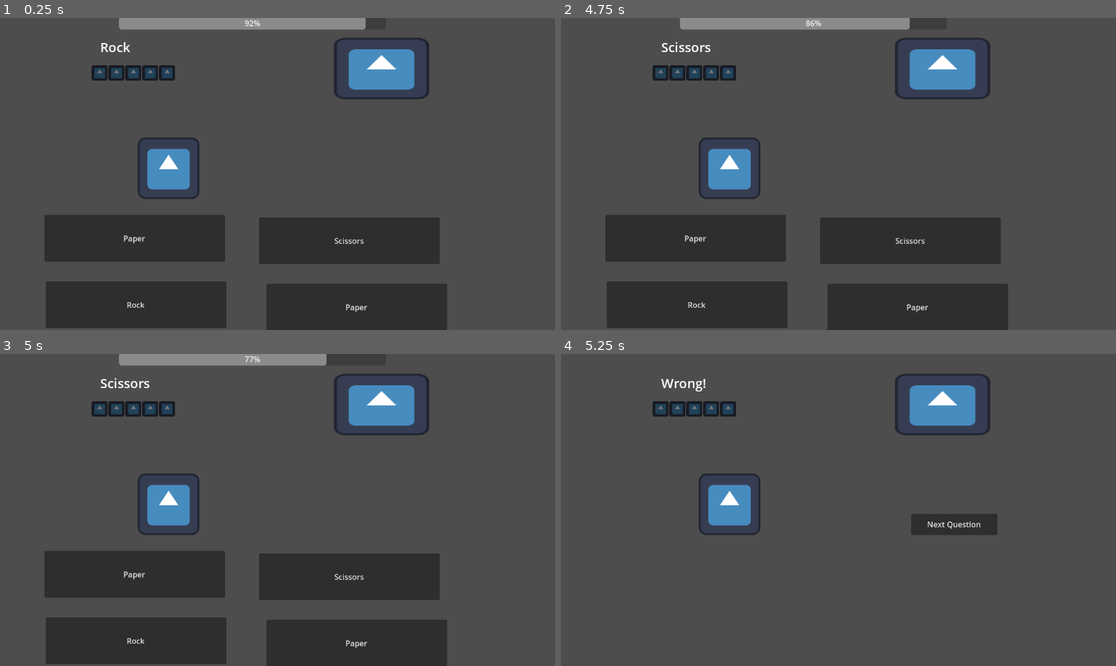
Above: before the commit, frames 1-4 (two rows, left to right).
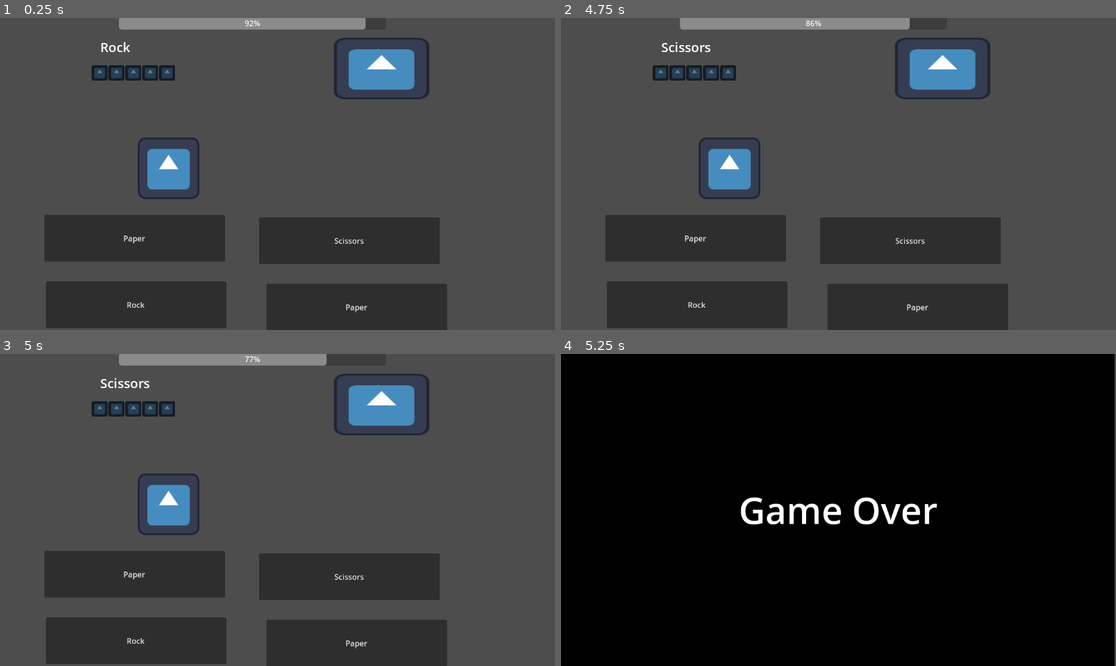
Above: after the commit, the same moments.

Repository: S1lv3rn/GGJ2024
Game: Godot game, scene res://joke_game.tscn
The game is run twice, just before and just after one commit, with the same random seed, the same clock (stepped at 60 frames per second) and the same inputs. The engine's default icon, where the game draws it, is replaced by a stand-in: a white triangle on a blue panel in a dark square.
Inputs:
- Up to frame 1 (0.25 s): no input
- Up to frame 2 (4.75 s): click "Paper" at 0.5 s; click "Next Question" at 1.25 s; click "Scissors" at 2 s; click "Next Question" at 2.75 s; click "Rock" at 3.5 s; click "Next Question" at 4.25 s
- Up to frame 3 (5 s): no input
- Up to frame 4 (5.25 s): click "Paper" at 5 s

Frames 1-3 are identical in both runs. In frame 4, 100% of the frame differs, in the area x 0-100%, y 0-100%.

Commit message:
Initial functionality for Game End screen

Diff:
--- a/joke_game.tscn
+++ b/joke_game.tscn
@@ -85,16 +85,16 @@
 offset_bottom = 24.0
 max_value = 3.0
 
-[node name="GameOver" type="CanvasLayer" parent="."]
+[node name="GameEnd" type="CanvasLayer" parent="."]
 unique_name_in_owner = true
 visible = false
 
-[node name="ColorRect" type="ColorRect" parent="GameOver"]
+[node name="ColorRect" type="ColorRect" parent="GameEnd"]
 offset_right = 1149.0
 offset_bottom = 648.0
 color = Color(0, 0, 0, 1)
 
-[node name="Label" type="Label" parent="GameOver"]
+[node name="Label" type="Label" parent="GameEnd"]
 anchors_preset = 8
 anchor_left = 0.5
 anchor_top = 0.5
--- a/joke_mini_game.gd
+++ b/joke_mini_game.gd
@@ -12,6 +12,7 @@
 var userAnswers = [0,0,0,0,0]
 
 func _ready():
+	%GameEnd.visible = false
 	chooseQuestion()
 
 func _physics_process(delta):
@@ -64,6 +65,9 @@
 		userAnswers[questionNo] = 2
 
 	%KingsTalk.text = reply
+
+	if userAnswers.count(2) >= 3:
+		%GameEnd.visible = true
 	%NextButton.visible = true
 
 
